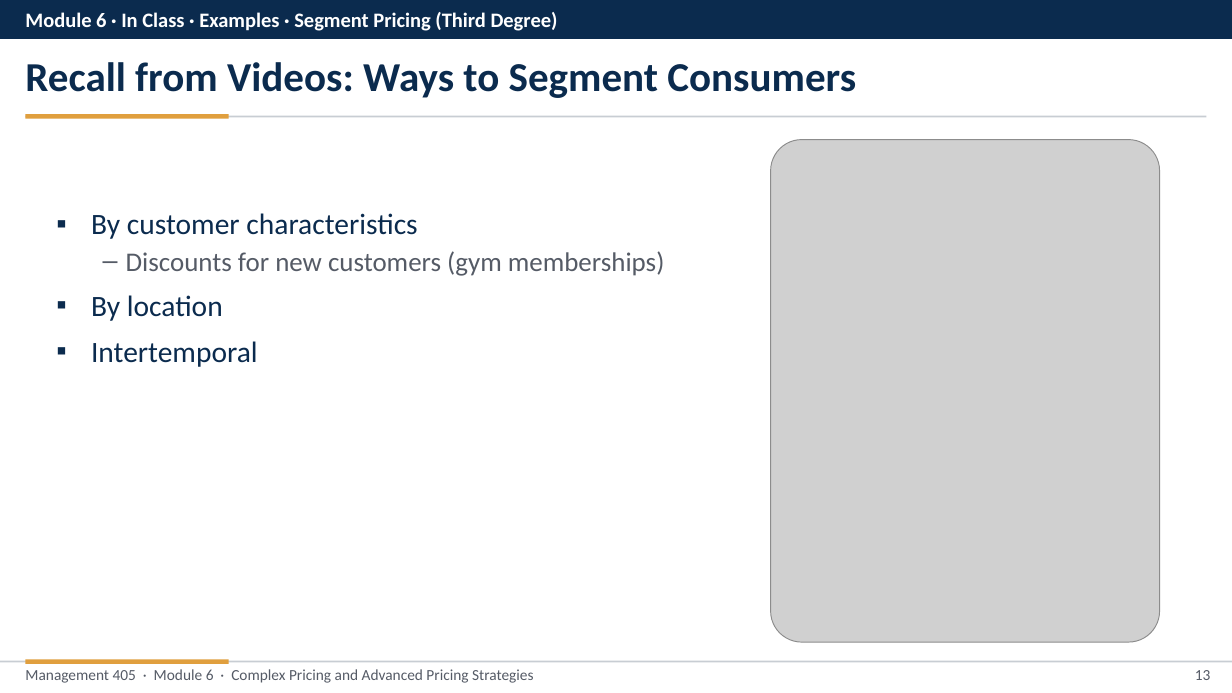
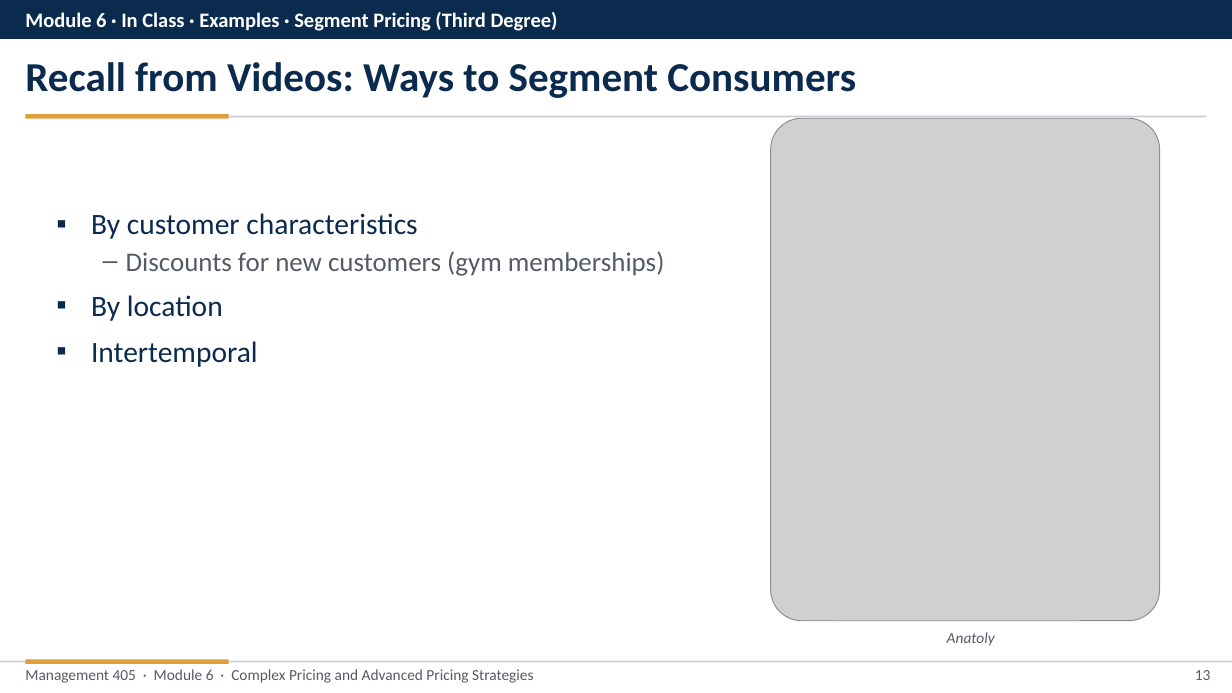
Before and after one commit to nvoigtla/MGMT-405-FEMBA, a slide deck: slide 13 of inclass/Module-6-In-Class-FEMBA-Slides.pptx. Drawn at 1232x693 pixels with LibreOffice and Linux fonts; fonts in the diff are those of the drawing; grey boxes stand for pictures. Boxes give left, top, right and bottom in pixels: in the first picture for what was removed or moved away, otherwise in the second. Text is boxed around its words. In the diff, an @@ line names an element or a change of style, - is before the commit and + after.

```diff
--- a/inclass/Module-6-In-Class-FEMBA-Slides.pptx
+++ b/inclass/Module-6-In-Class-FEMBA-Slides.pptx
@@ picture: place and size @@
-picture at box(771, 140, 1160, 642)
+picture at box(771, 118, 1160, 621)
@@ text added at box(947, 632, 995, 646), 12 pt, text #555B66, italic @@
+Anatoly
```
Also in this commit, not shown: 5 other slides changed, 41 other files.
